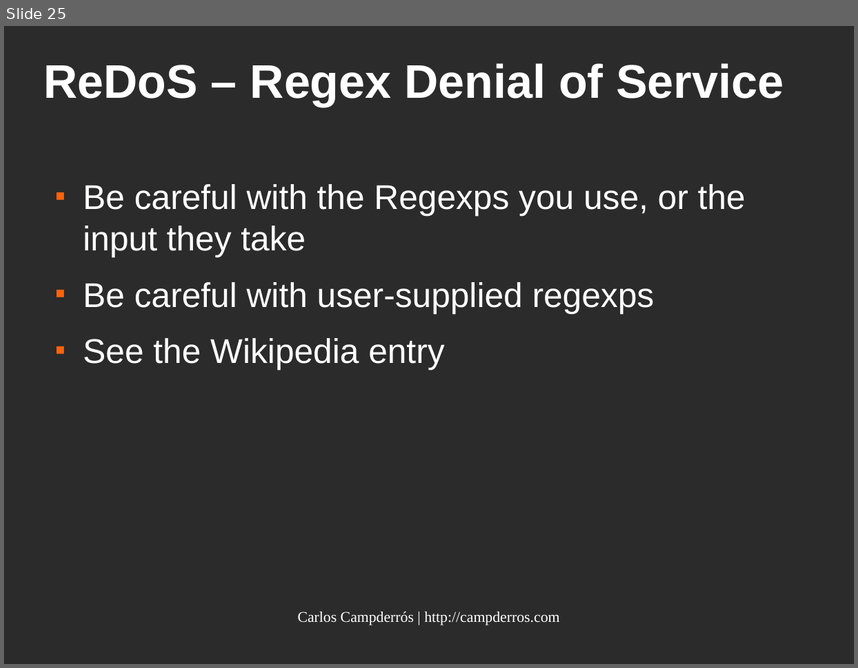
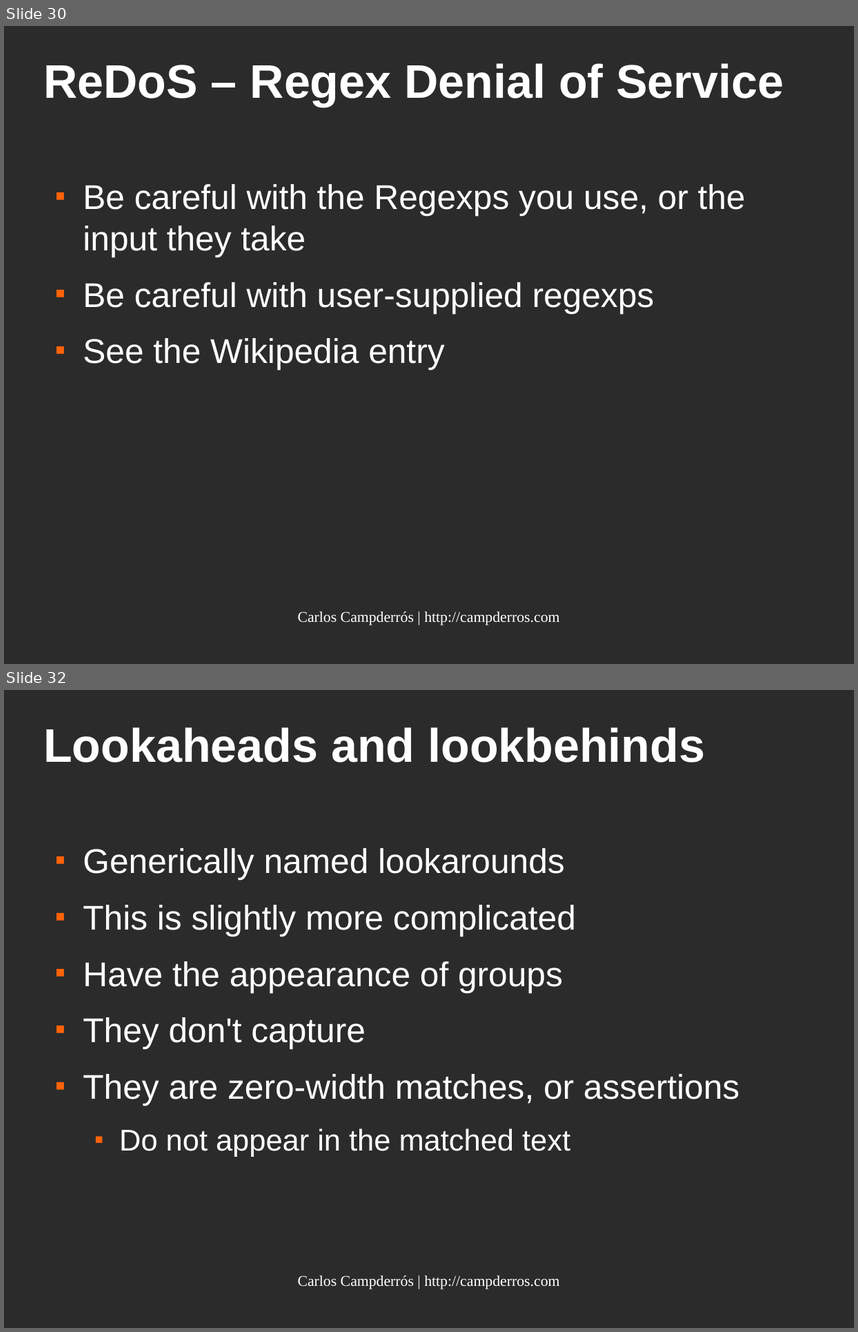
Before and after one commit to kampde/phpRegexTest, a slide deck: regular_expressions.odp. Shown one above the other, each under a label of ours: slide 25 before the commit, slides 30 and 32 after it; the slides between them are not shown. The pictures are 858x668 and 858x1332 pixels, drawn with LibreOffice and Linux fonts; fonts in the diff are those of the drawing; background and template pictures are left out; a plain dark background stands for a picture behind light text. Boxes give left, top, right and bottom in pixels: in the first picture for what was removed or moved away, otherwise in the second. Text is boxed around its words. In the diff, an @@ line names an element or a change of style, - is before the commit and + after.

```diff
--- a/regular_expressions.odp
+++ b/regular_expressions.odp
@@ slide 32 added at <box>4,690,854,1328</box>, background picture (left out) @@
@@ title added at <box>43,727,705,762</box>, 44 pt, text #FFFFFF, bold @@
+Lookaheads and lookbehinds
@@ text added at <box>83,848,740,1156</box>, 32 pt, text #FFFFFF @@
+■ Generically named lookarounds
+■ This is slightly more complicated
+■ Have the appearance of groups
+■ They don't capture
+■ They are zero-width matches, or assertions
+  ■ Do not appear in the matched text
@@ text added at <box>298,1275,559,1289</box>, 14 pt, text #FFFFFF @@
+Carlos Campderrós | http://campderros.com
@@ what was slide 25 is now slide 30 @@
```
Also in this commit, not shown: 1 slide changed, 7 other slides added.
